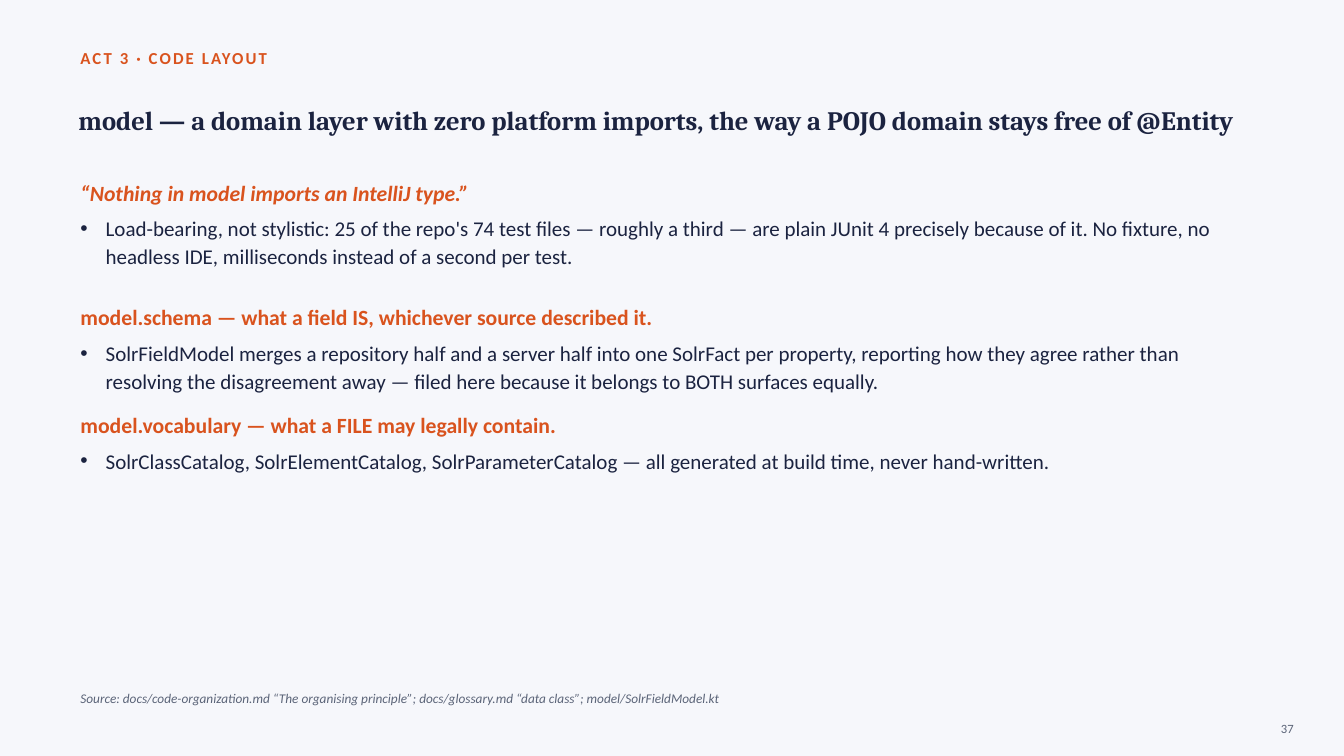
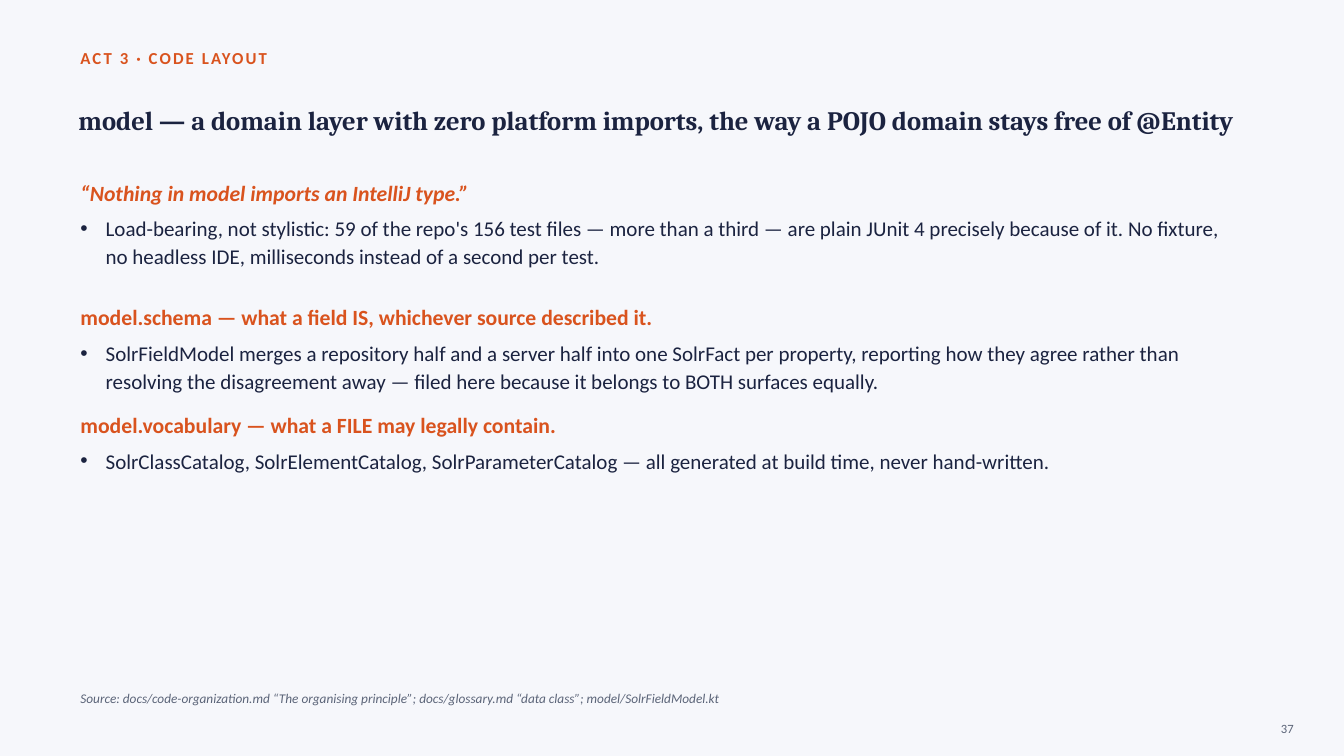
Before and after one commit to adityamparikh/solr-intellij-plugin, a slide deck: slide 37 of docs/presentation/solr-intellij-plugin.pptx. Drawn at 1344x756 pixels with LibreOffice and Linux fonts; fonts in the diff are those of the drawing. Boxes give left, top, right and bottom in pixels: in the first picture for what was removed or moved away, otherwise in the second. Text is boxed around its words. In the diff, an @@ line names an element or a change of style, - is before the commit and + after.

```diff
--- a/docs/presentation/solr-intellij-plugin.pptx
+++ b/docs/presentation/solr-intellij-plugin.pptx
@@ text at (106, 221, 1218, 268): text changed @@
-• Load-bearing, not stylistic: 25 of the repo's 74 test files — roughly a third — are plain JUnit 4 precisely because of it. No fixture, no headless IDE, milliseconds instead of a second per test.
+• Load-bearing, not stylistic: 59 of the repo's 156 test files — more than a third — are plain JUnit 4 precisely because of it. No fixture, no headless IDE, milliseconds instead of a second per test.
```
Also in this commit, not shown: 5 other slides changed, 2 other files.
